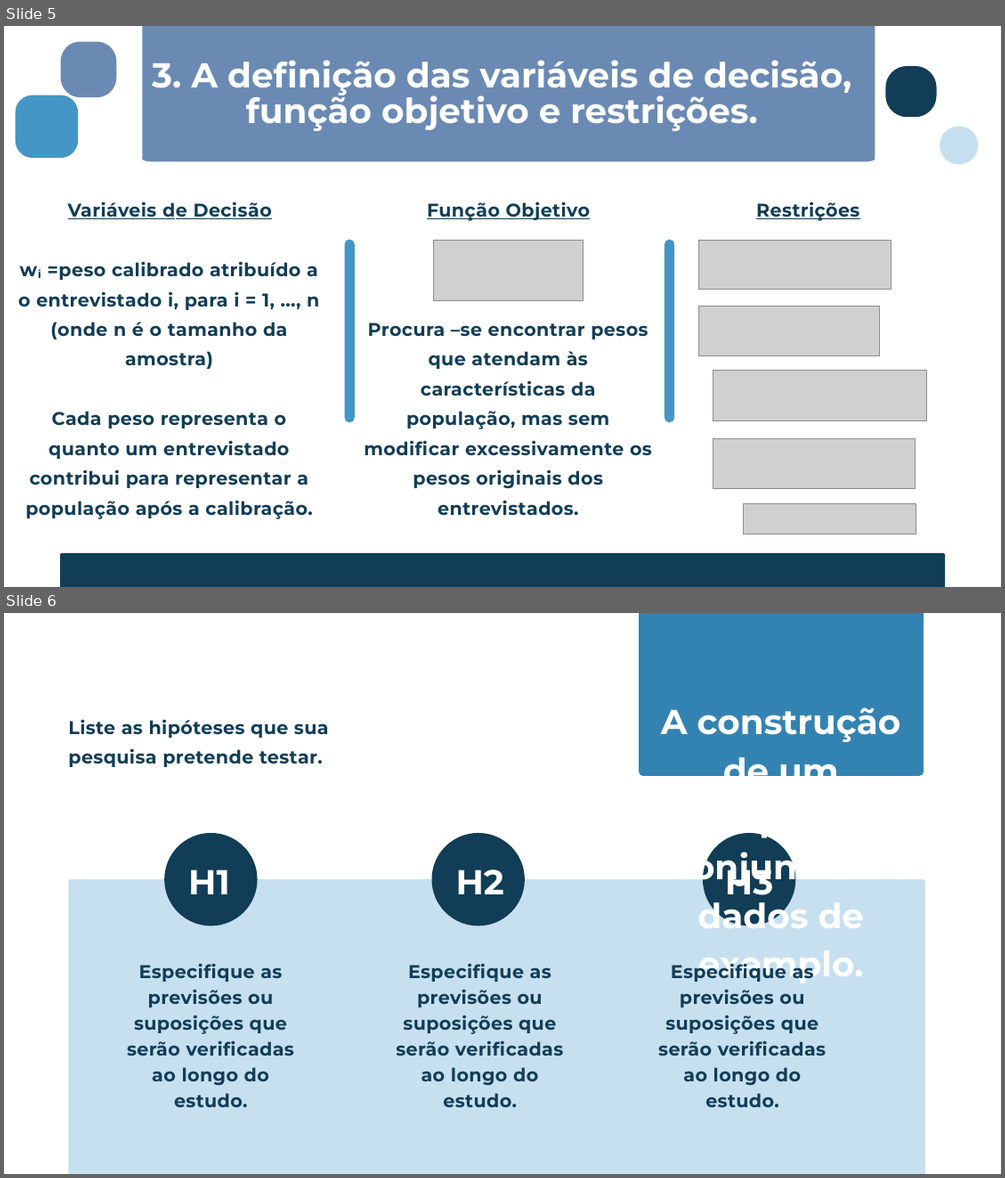
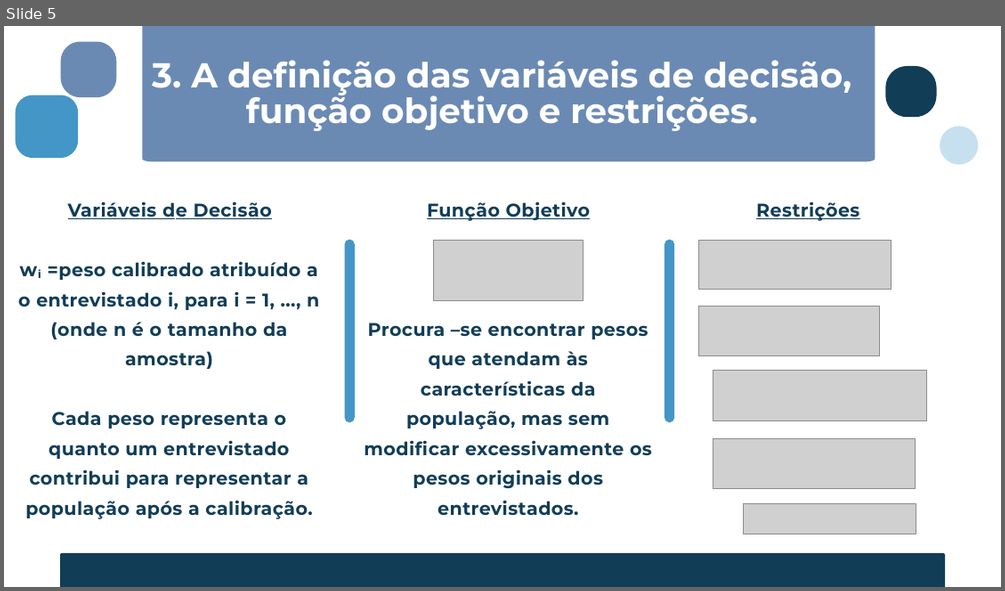
Before and after one commit to VictorLSantana/trabalho-met-num_2026.1, a slide deck: Calibração de Pesos em Surveys Amostrais.pptx. Shown one above the other, each under a label of ours: slides 5 and 6 before the commit, slide 5 after it. The pictures are 1005x1178 and 1005x591 pixels, drawn with LibreOffice and Linux fonts; fonts in the diff are those of the drawing; grey boxes stand for pictures. Boxes give left, top, right and bottom in pixels: in the first picture for what was removed or moved away, otherwise in the second. Text is boxed around its words. In the diff, an @@ line names an element or a change of style, - is before the commit and + after.

```diff
--- a/Calibração de Pesos em Surveys Amostrais.pptx
+++ b/Calibração de Pesos em Surveys Amostrais.pptx
@@ slide 6 removed at [4, 613, 1001, 1174], background #FFFFFF @@
@@ freeform shape removed at [639, 613, 923, 776] @@
@@ text removed at [68, 719, 329, 767] @@
-Liste as hipóteses que sua pesquisa pretende testar.
@@ text removed at [661, 707, 901, 982] @@
-A construção de um pequeno conjunto de dados de exemplo.
@@ freeform shape removed at [164, 833, 257, 925] @@
@@ freeform shape removed at [431, 833, 525, 925] @@
@@ freeform shape removed at [703, 833, 795, 925] @@
@@ freeform shape removed at [68, 879, 925, 1174] @@
@@ text removed at [188, 869, 230, 894] @@
-H1
@@ text removed at [456, 869, 504, 894] @@
-H2
@@ text removed at [725, 861, 773, 904] @@
-H3
@@ text removed at [127, 963, 294, 1107] @@
-Especifique as previsões ou suposições que serão verificadas ao longo do estudo.
@@ text removed at [396, 963, 563, 1107] @@
-Especifique as previsões ou suposições que serão verificadas ao longo do estudo.
@@ text removed at [658, 960, 825, 1107] @@
-Especifique as previsões ou suposições que serão verificadas ao longo do estudo.
```
Also in this commit, not shown: 3 slides added, 2 other slides removed, 1 other file.
